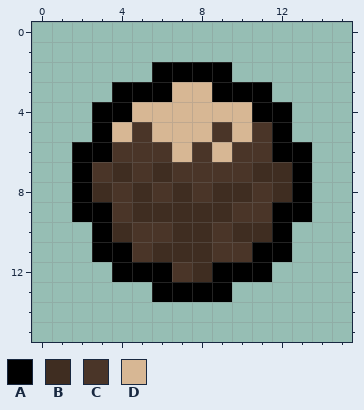
Pixel-art sprite -- Assets/Sprites/PlayerHead.png. The first picture shows the starting point.
The file is 16x16 pixels.
Palette (. is transparent): A #000000  B #3f2d21  C #4a3528  D #d7b794
After:
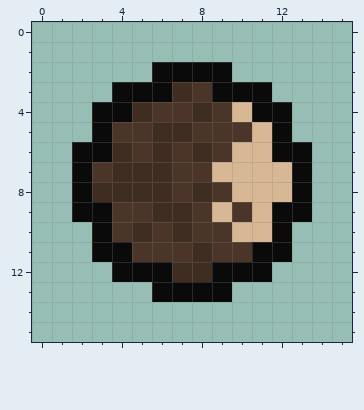
From the commit log: Added player cursor tracking and redrawn player
What changed:
colour A: #000000 -> #0a0a0a
y 3: x 7..8 DD -> BC
y 4: x 5..9 DDDDD -> BCCBC
y 5: x 4 D -> C; x 6..8 DDD -> BBC; x 10..11 DC -> CD
y 6: x 4 C -> B; x 6..11 CDCDCC -> BCBCDD
y 7: x 5 C -> B; x 9..12 CCBB -> DDDD
y 8: x 4 C -> B; x 6..12 CBCBBCB -> BCBCDDD
y 9: x 5 B -> C; x 8..9 BB -> CD; x 11 C -> D
y 10: x 4..5 BC -> CB; x 8 B -> C; x 10..11 BB -> DD
y 11: x 6..7 BB -> CC
y 12: x 7 C -> B
